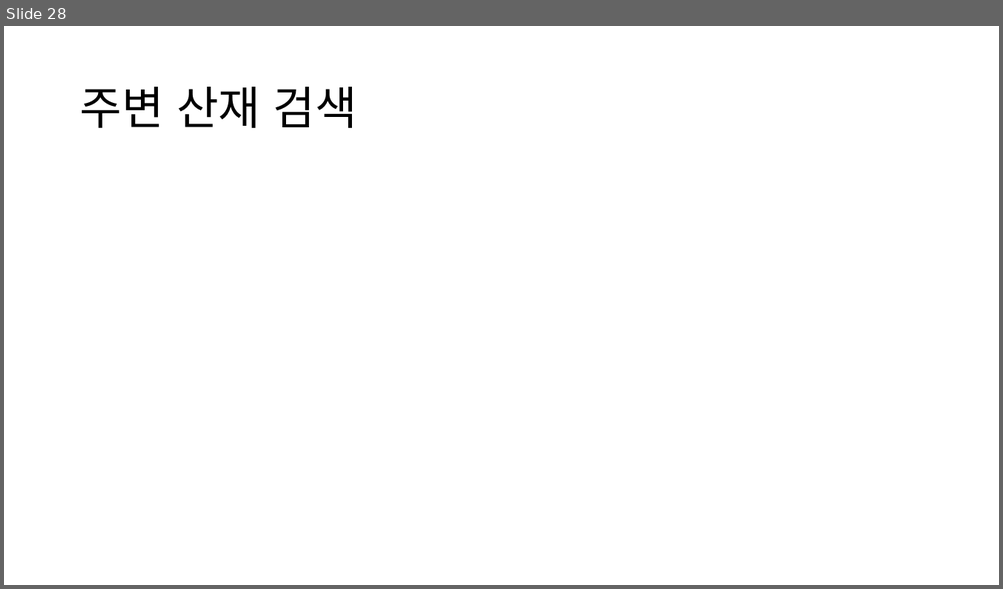
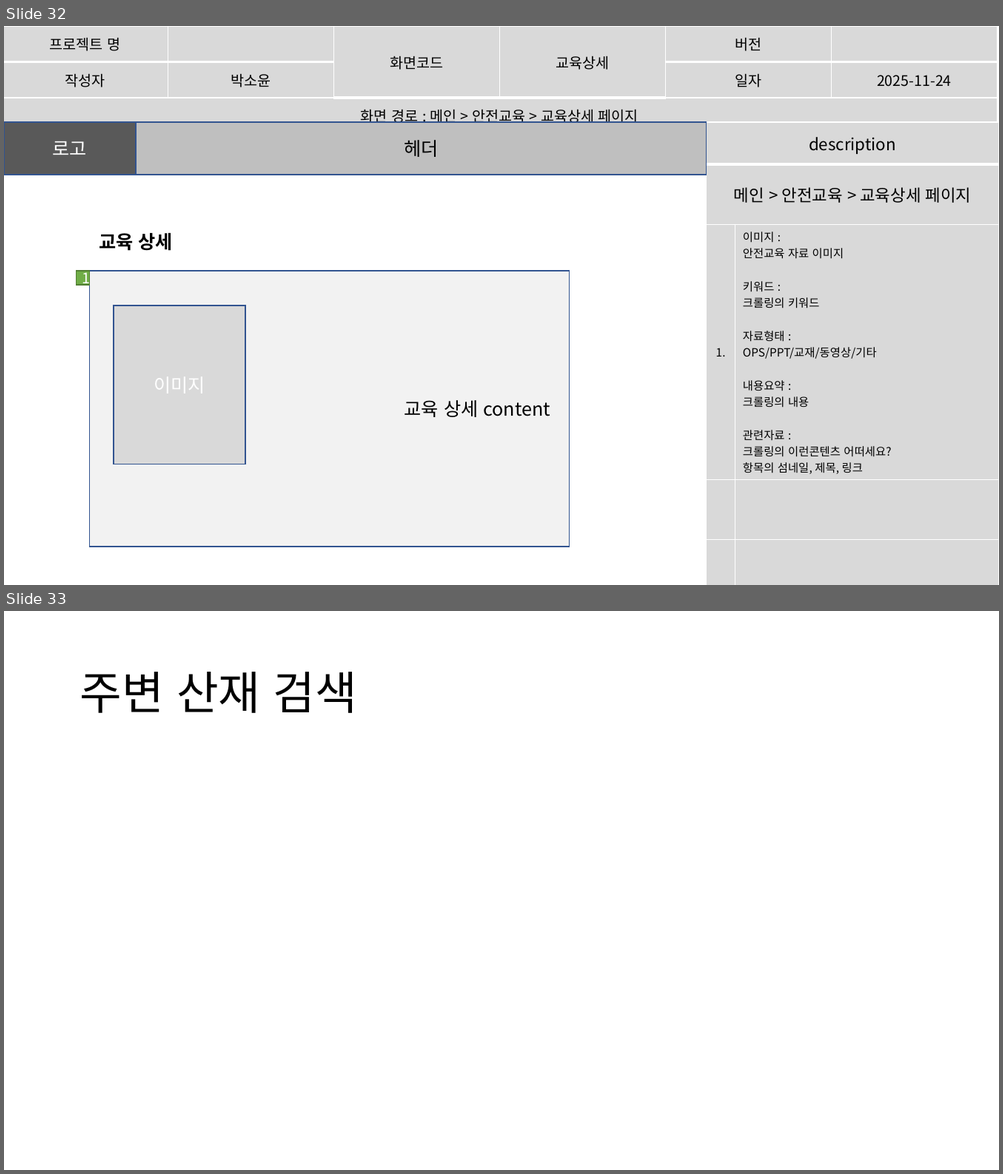
Before and after one commit to imyongchan/source, a slide deck: 스토리보드- 11.20/스토리보드_종합중.pptx. Shown one above the other, each under a label of ours: slide 28 before the commit, slides 32 and 33 after it. The pictures are 1003x589 and 1003x1174 pixels, drawn with LibreOffice and Linux fonts; fonts in the diff are those of the drawing. Boxes give left, top, right and bottom in pixels: in the first picture for what was removed or moved away, otherwise in the second. Text is boxed around its words. In the diff, an @@ line names an element or a change of style, - is before the commit and + after.

```diff
--- a/스토리보드- 11.20/스토리보드_종합중.pptx
+++ b/스토리보드- 11.20/스토리보드_종합중.pptx
@@ slide 32 added at bbox=[4, 26, 999, 585], background #FFFFFF @@
@@ table added at bbox=[4, 26, 996, 126], 3 rows, 6 columns @@
+프로젝트 명 |  | 화면코드 | 교육상세 | 버전 | 
+작성자 | 박소윤 |  |  | 일자 | 2025-11-24
+화면 경로 : 메인 > 안전교육 > 교육상세 페이지 |  |  |  |  | 
@@ rectangle added at bbox=[4, 122, 136, 175], fill #595959, outline #325491 1 pt, 18 pt, text #FFFFFF @@
+로고
@@ rectangle added at bbox=[136, 122, 706, 175], fill #BFBFBF, outline #325491 1 pt, 18 pt, text #000000 @@
+헤더
@@ table added at bbox=[706, 122, 999, 585], 8 rows, 2 columns @@
+description | 
+메인 > 안전교육 > 교육상세 페이지 | 
+1. | 이미지 : / 안전교육 자료 이미지 / 키워드 : / 크롤링의 키워드 / 자료형태 : / OPS/PPT/교재/동영상/기타 / 내용요약 : / 크롤링의 내용 / 관련자료 : / 크롤링의 이런콘텐츠 어떠세요? / 항목의 섬네일, 제목, 링크
+ | 
+ | 
+ | 
+ | 
+ | 
@@ text added at bbox=[99, 233, 173, 251], 18 pt, text #000000, bold @@
+교육 상세
@@ rectangle added at bbox=[77, 271, 90, 285], fill #70AD47, outline #538035 1 pt, 14 pt, text #FFFFFF @@
+1
@@ rectangle added at bbox=[90, 271, 569, 547], fill #F2F2F2, outline #325491 1 pt, 18 pt, text #000000 @@
+교육 상세 content
@@ rectangle added at bbox=[114, 306, 246, 465], fill #D9D9D9, outline #325491 1 pt, 18 pt, text #FFFFFF @@
+이미지
@@ what was slide 28 is now slide 33 @@
```
Also in this commit, not shown: 8 slides changed, 9 other slides added, 1 slide removed.
